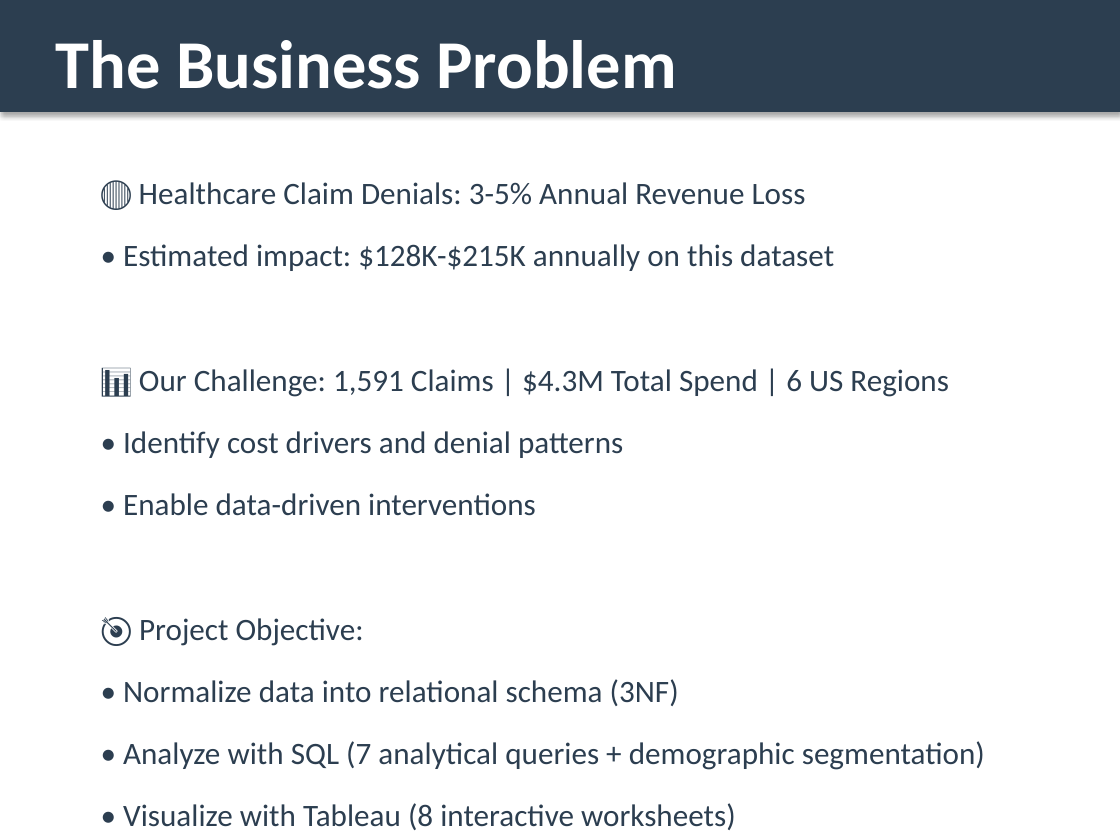
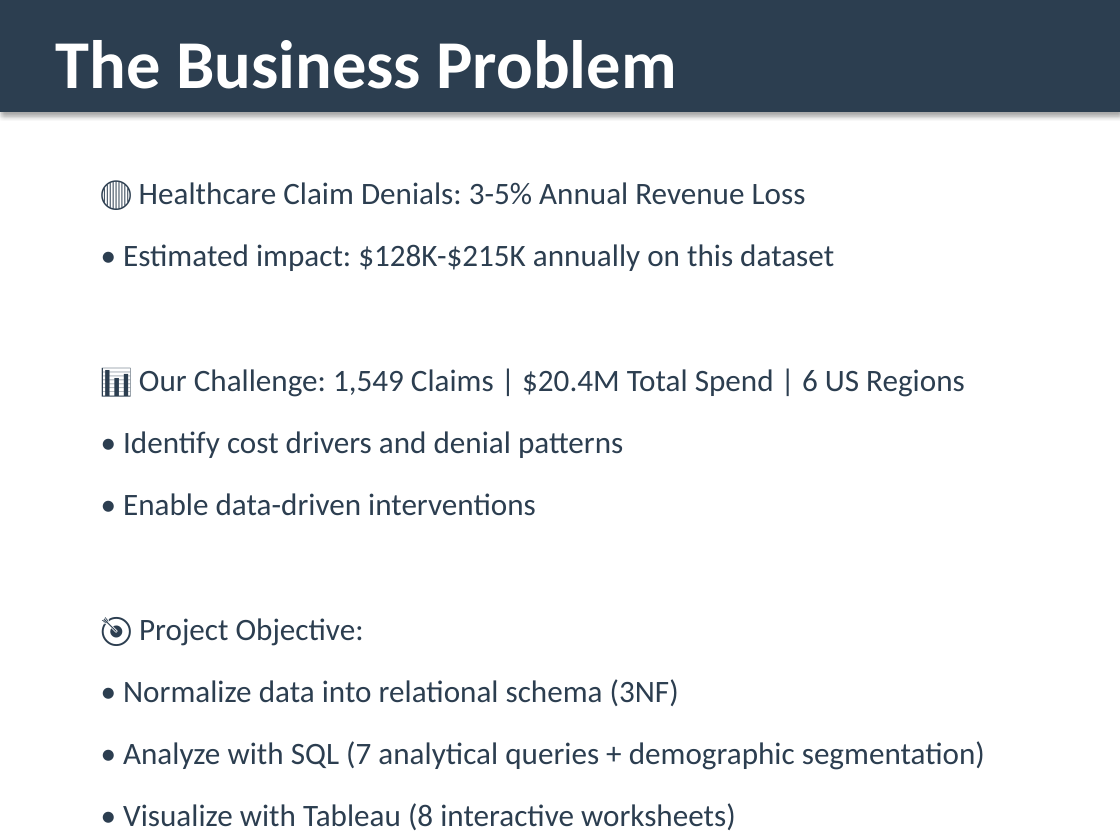
Before and after one commit to chandanaks2010-dev/Healthcare-Insurance-Claim-Analysis-And-Denial-Patterns-Dashboard, a slide deck: slide 2 of report/Healthcare_Insurance_Dashboard_Presentation.pptx. Drawn at 1120x840 pixels with LibreOffice and Linux fonts; fonts in the diff are those of the drawing. Boxes give left, top, right and bottom in pixels: in the first picture for what was removed or moved away, otherwise in the second. Text is boxed around its words. In the diff, an @@ line names an element or a change of style, - is before the commit and + after.

```diff
--- a/report/Healthcare_Insurance_Dashboard_Presentation.pptx
+++ b/report/Healthcare_Insurance_Dashboard_Presentation.pptx
@@ text at box(139, 369, 965, 397): text changed @@
-📊 Our Challenge: 1,591 Claims | $4.3M Total Spend | 6 US Regions
+📊 Our Challenge: 1,549 Claims | $20.4M Total Spend | 6 US Regions
```
Also in this commit, not shown: 3 other slides changed, 18 other files.
